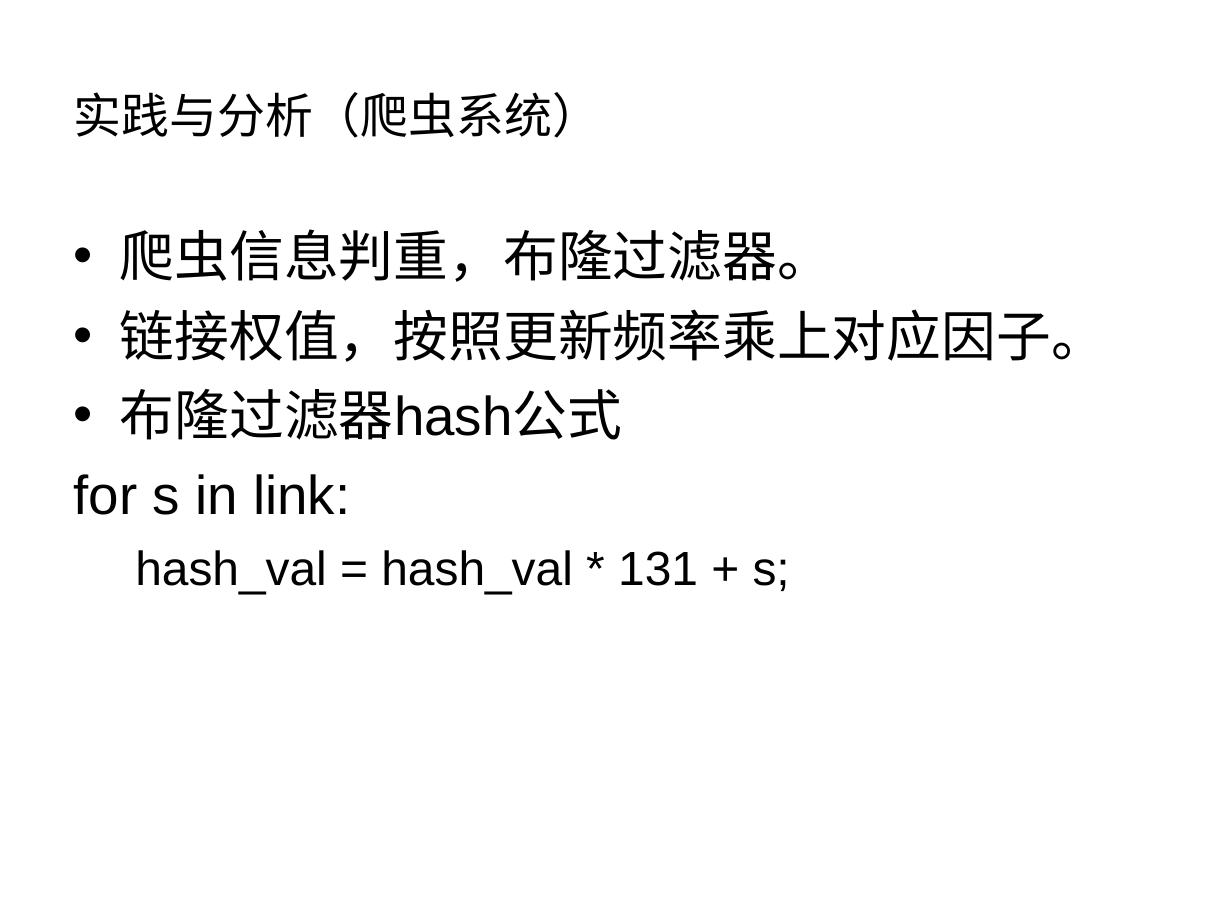
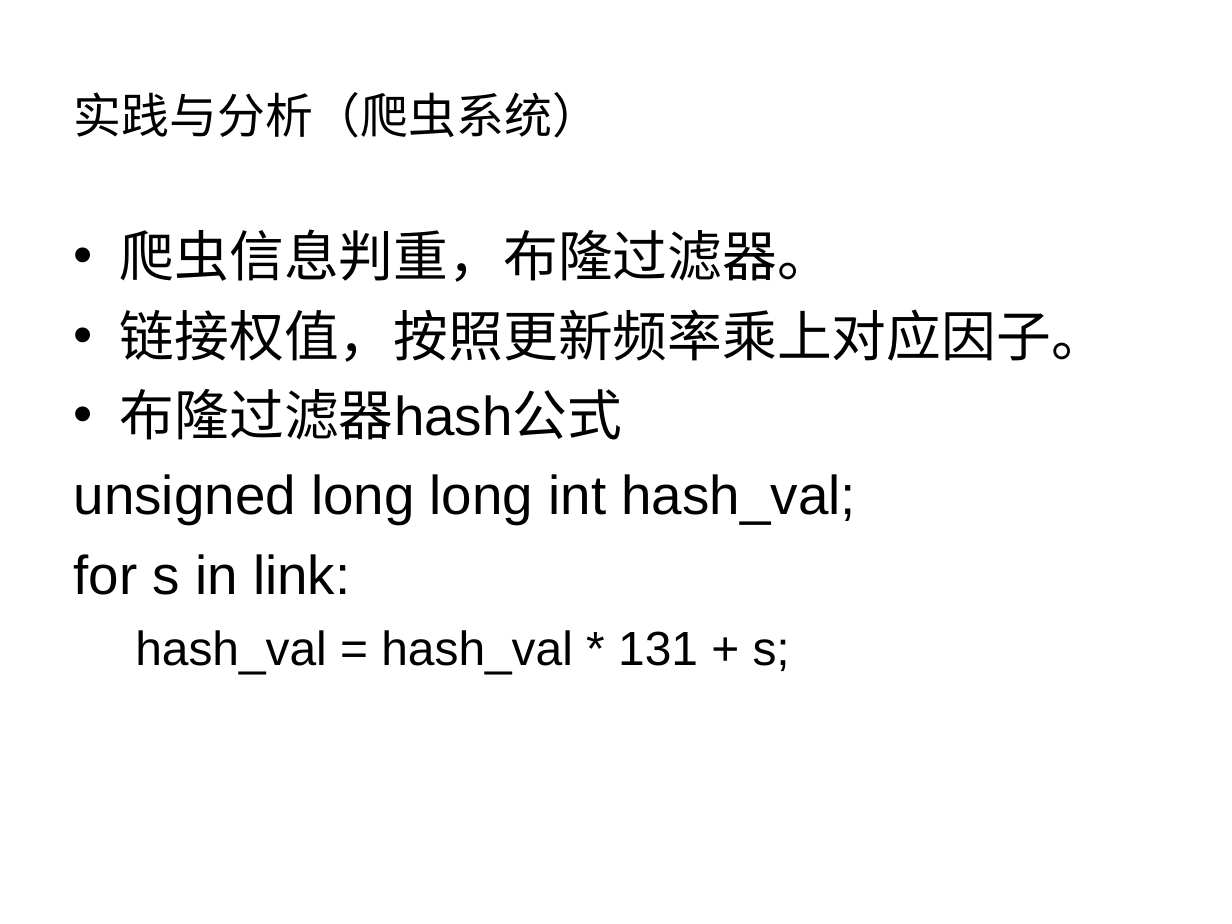
Before and after one commit to liuweiming1997/extensions, a slide deck: slide 13 of 论文.ppt (slide 8 before the commit). Drawn at 1232x924 pixels with LibreOffice and Linux fonts; fonts in the diff are those of the drawing. Boxes give left, top, right and bottom in pixels: in the first picture for what was removed or moved away, otherwise in the second. Text is boxed around its words. In the diff, an @@ line names an element or a change of style, - is before the commit and + after.

```diff
--- a/论文.ppt
+++ b/论文.ppt
@@ text at <box>74,474,856,524</box>: paragraph added @@
+unsigned long long int hash_val;
```
Also in this commit, not shown: 5 other slides changed, 5 slides added, 1 slide removed.
